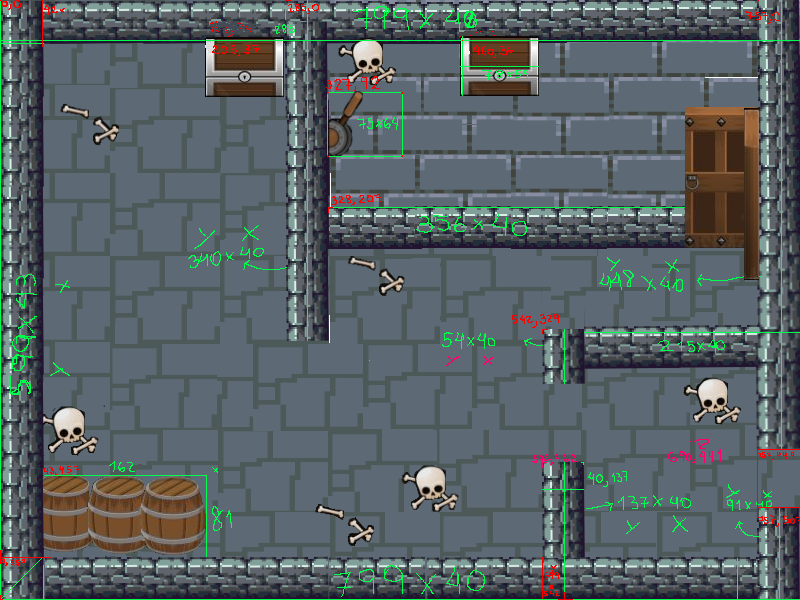
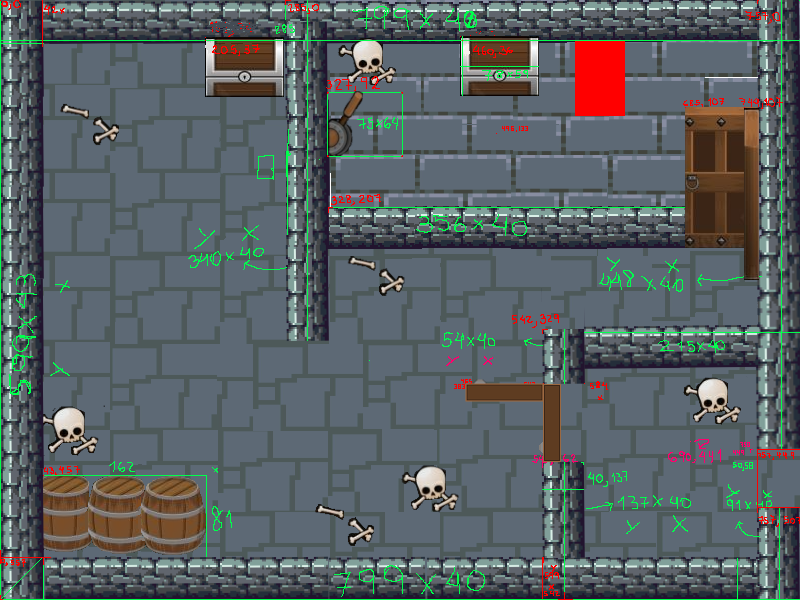
Layered file, before and after one edit (800 x 600). Changes by layer:
painted on "Porta Fechada" over [685, 107, 745, 108]
added layer "Pasted Layer copy" in group "Layer Group" over [465, 379, 544, 402]
added layer "DoorBoss" in group "Layer Group" over [539, 384, 561, 462]
added layer "Boss" in group "Layer Group" over [575, 41, 625, 116]
painted on "Scenario.png" over [257, 97, 783, 471]
